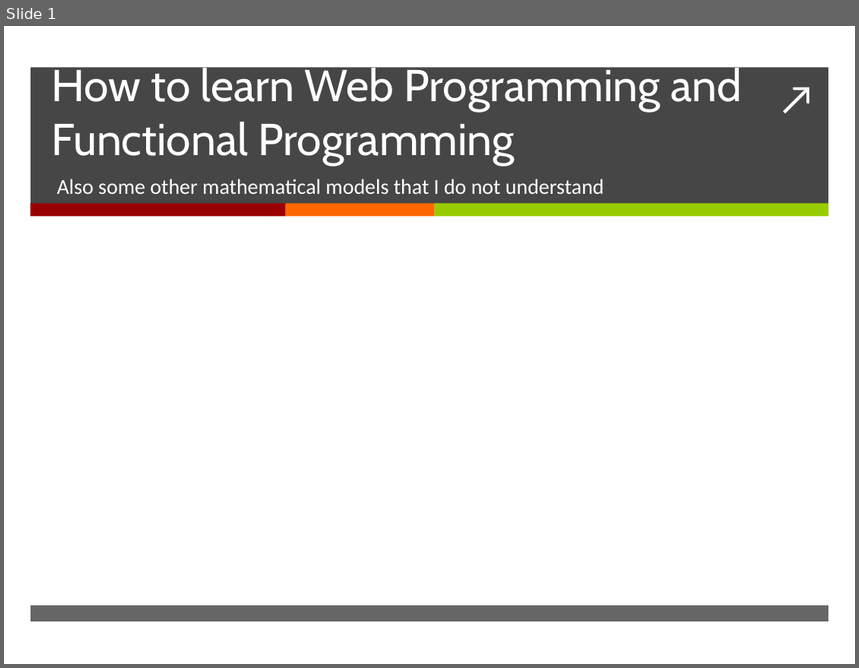
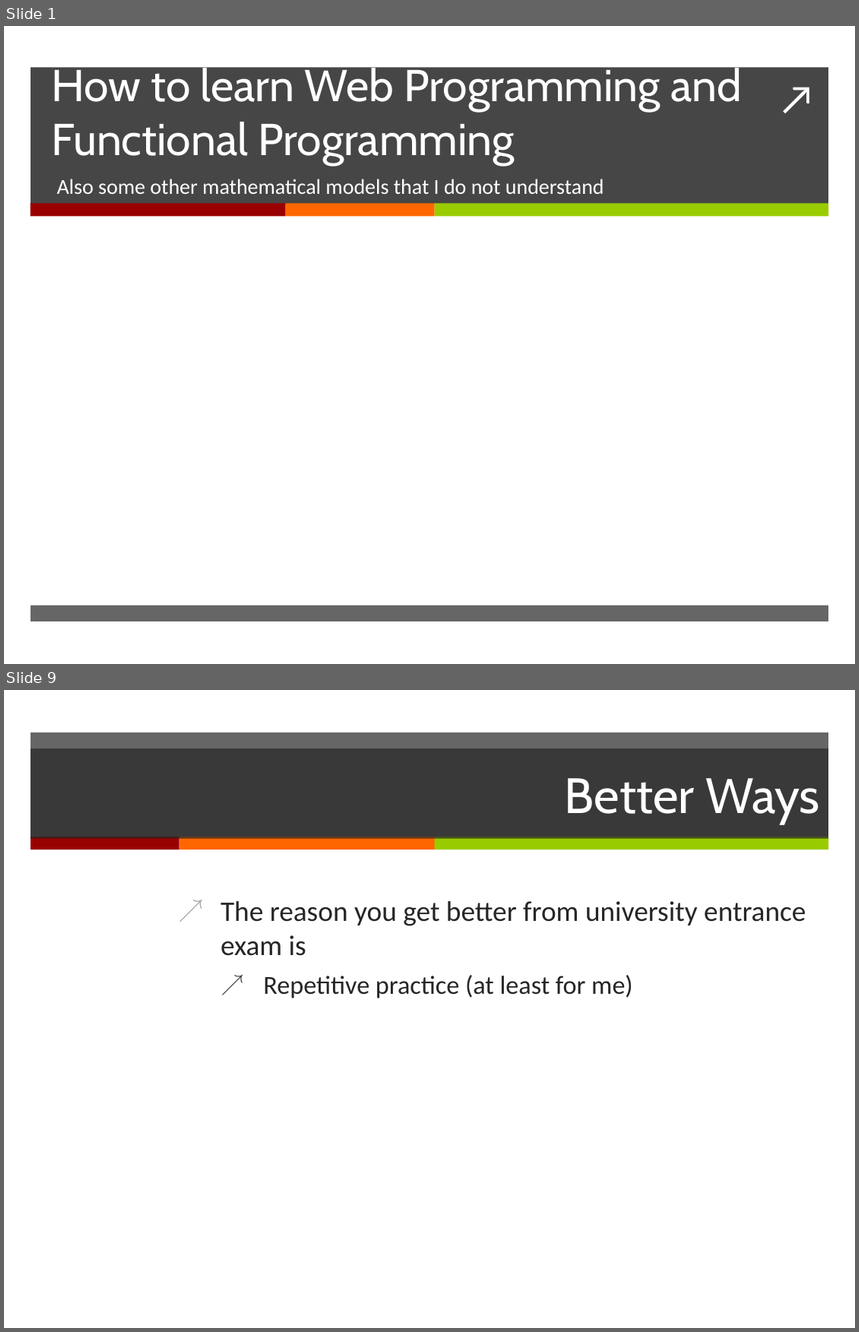
Before and after one commit to erkinun/slides, a slide deck: learn.pptx. Shown one above the other, each under a label of ours: slide 1 before the commit, slides 1 and 9 after it; the slides between them are not shown. The pictures are 859x668 and 859x1332 pixels, drawn with LibreOffice and Linux fonts; fonts in the diff are those of the drawing. Boxes give left, top, right and bottom in pixels: in the first picture for what was removed or moved away, otherwise in the second. Text is boxed around its words. In the diff, an @@ line names an element or a change of style, - is before the commit and + after.

```diff
--- a/learn.pptx
+++ b/learn.pptx
@@ slide 9 added at (4,690,855,1328), background #FFFFFF @@
@@ rectangle added at (31,733,829,838), fill #262626 at 70% opacity @@
@@ title added at (31,749,829,839), fill #262626 at 70% opacity, 42 pt, text #FFFFFF @@
+Better Ways
@@ rectangle added at (31,837,180,850), fill #990000 @@
@@ rectangle added at (180,837,435,850), fill #FF6600 @@
@@ rectangle added at (435,837,829,850), fill #99CC00 @@
@@ text added at (221,901,806,999), 24 pt, text #262626 @@
+↗ The reason you get better from university entrance exam is
+  ↗ Repetitive practice (at least for me)
```
Also in this commit, not shown: 1 slide changed, 11 other slides added.
